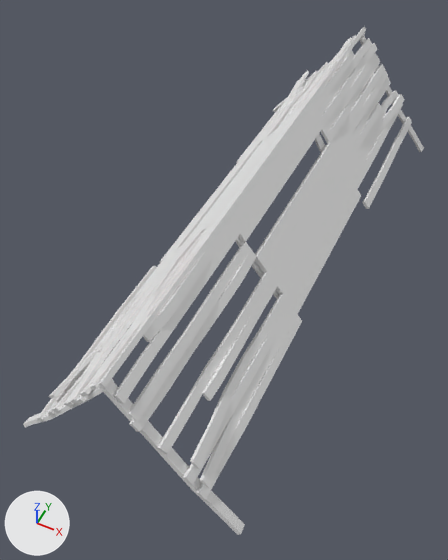
An edit to the FBX model csgo_addons/surf_castle/models/ramps/middle/middle.fbx, drawn before and after from the same camera.
One viewpoint serves both versions: a camera (50 mm lens) standing at (5.16, -21.55, 10.53) and looking at (-0.46, -10.3, -3.53). Lighting does not change. The marker at lower left points along +X, +Y and +Z. Where no turn or scale is listed for an object, it has been applied to the vertices.

The first picture shows 'lev_ramp.024', 'lev_ramp.031'.
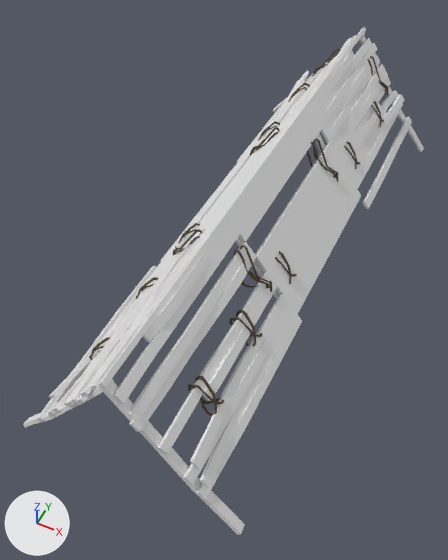
Boxes [x1, y1, x2, y2] around the edits, measured in the pictures (448 x 560 px):
'Cylinder.004', added: after [188, 56, 388, 416]
'Cylinder.011', added: after [89, 48, 340, 364]

Edits to the bpy script that builds the scene:
```text
Add img_ulztacqs_2k_albedo_jpg:
    img_ulztacqs_2k_albedo_jpg = load_image('ulztacqs_2K_Albedo.jpg', '../../../materials/rope/ulztacqs_2K_Albedo.jpg', 256, 2048, 'sRGB')
Add img_ulztacqs_2k_roughness_jpg:
    img_ulztacqs_2k_roughness_jpg = load_image('ulztacqs_2K_Roughness.jpg', '../../../materials/rope/ulztacqs_2K_Roughness.jpg', 256, 2048, 'Non-Color')
Add mat_rope:
    mat_rope = bpy.data.materials.new('Rope')
    # uses the picture img_ulztacqs_2k_albedo_jpg
    # uses the picture img_ulztacqs_2k_roughness_jpg
Add me_cylinder_043:
    me_cylinder_043.from_pydata(...)  # 1755 vertices, 1752 faces; spans x -1.78..-0.42, y -15.21..-0.59, z -2.37..-0.59
    me_cylinder_043.materials.append(mat_rope)
Add ob_cylinder_011:
    ob_cylinder_011 = bpy.data.objects.new('Cylinder.011', me_cylinder_043)
    ob_cylinder_011.location = (0.0, 0.0, 0.0)
Add ob_cylinder_004:
    ob_cylinder_004 = bpy.data.objects.new('Cylinder.004', me_cylinder_043.copy())
    ob_cylinder_004.location = (0.0, 0.0, 0.0)
    ob_cylinder_004.rotation_euler = (-3.142, 0.0, 0.0)  # degrees (-180, 0, 0)
    ob_cylinder_004.scale = (-1.0, -1.0, -1.0)
```
